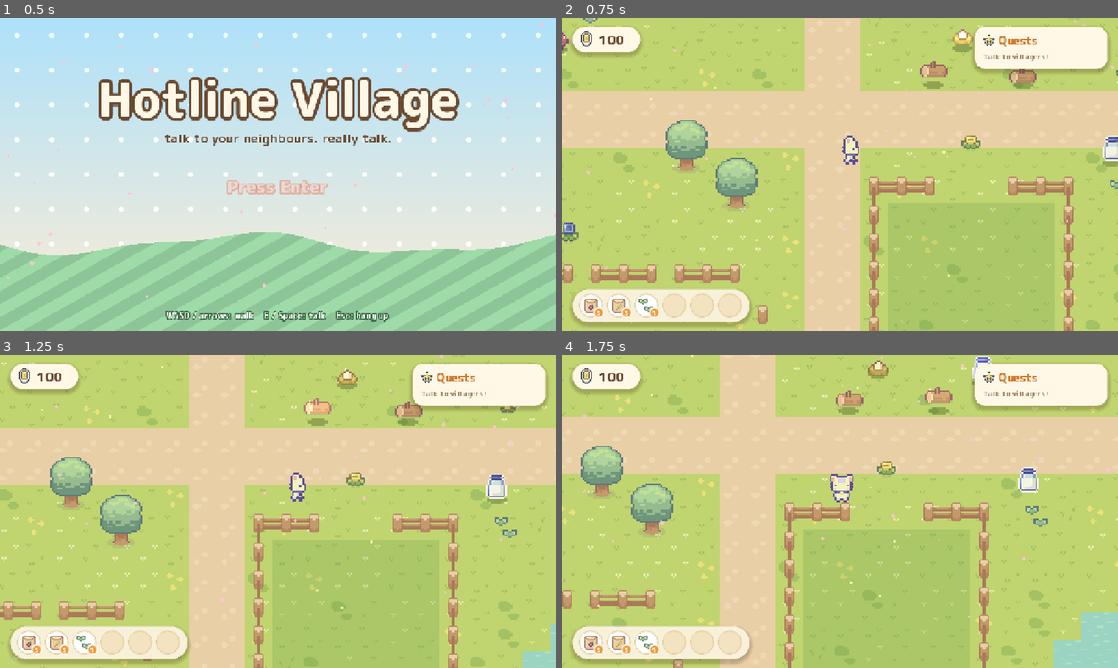
Above: before the commit, frames 1-4 (two rows, left to right).
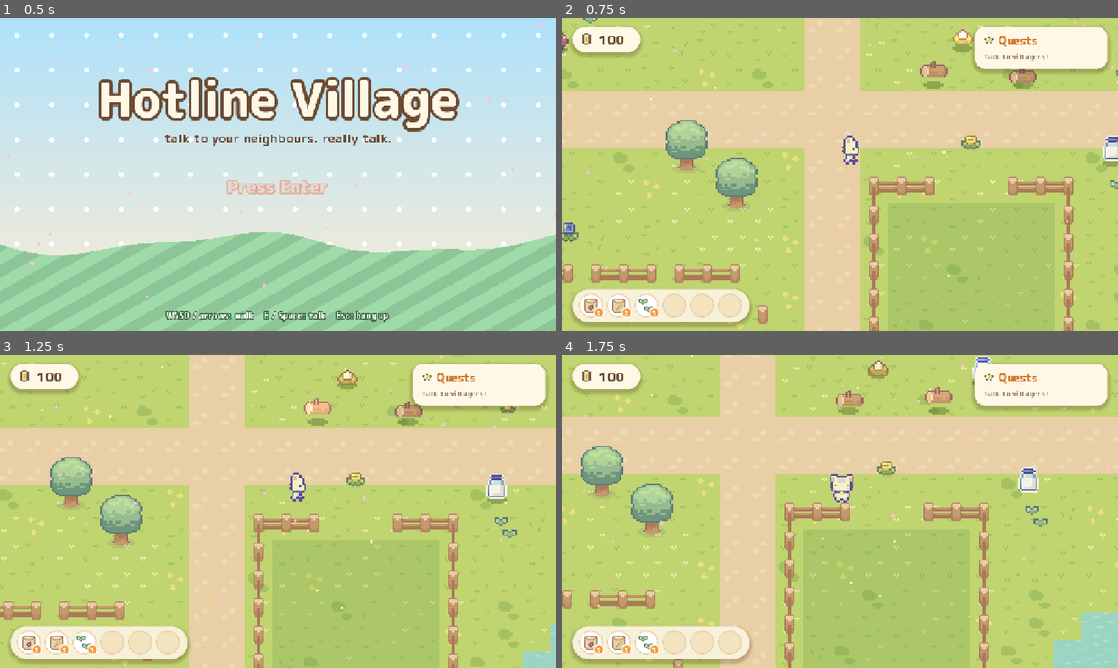
Above: after the commit, the same moments.

Repository: francosae/hotline-village
Game: Godot game, scene res://scenes/title.tscn
The game is run twice, just before and just after one commit, with the same random seed, the same clock (stepped at 60 frames per second) and the same inputs.
Inputs (mouse positions are in pixels of both pictures, inside the frame that each line leads up to):
- Up to frame 1 (0.5 s): no input
- Up to frame 2 (0.75 s): tap Enter at 0.5 s; move the mouse to (962, 158) at 0.52 s; hold D (move_right) from 0.53 s (still down); tap Q at 0.6 s; click (962, 158) at 0.67 s
- Up to frame 3 (1.25 s): keep holding D (move_right); tap Space at 0.77 s
- Up to frame 4 (1.75 s): move the mouse to (728, 527) at 1.27 s; release D (move_right) at 1.28 s; hold S (move_down) from 1.28 s (still down); tap F at 1.35 s; tap Space at 1.52 s

Frame 1 is identical in both runs. In frame 2, less than 0.1% of the frame differs, in the area x 3-78%, y 4-10%; in frame 3, less than 0.1%; in frame 4, less than 0.1%.

Commit message:
Emotes: exact PIL alpha rects, filled outlined heart/star, bubble sized so the icon fills ~60% at 1:1 pixels, pixel bob (no rotation blur), tail toward villager; contact-sheet tool; fix Clucky (chicken idle row has 2 frames, not 4: was blinking invisible); HUD shows quest lessons + lessons learned
Co-Authored-By: Claude Opus 5.5 (1M context) <noreply@anthropic.com>

Diff:
--- a/scripts/art.gd
+++ b/scripts/art.gd
@@ -11,7 +11,7 @@
 	"maple": {"path": S + "Characters/Free Cow Sprites.png", "frame": Vector2i(32, 32),
 		"idle_row": 0, "idle_count": 3, "fps": 3.0, "scale": 1.0, "modulate": Color(1, 1, 1)},
 	"clucky": {"path": S + "Characters/Free Chicken Sprites.png", "frame": Vector2i(16, 16),
-		"idle_row": 0, "idle_count": 4, "fps": 5.0, "scale": 1.5, "modulate": Color(1, 1, 1)},
+		"idle_row": 0, "idle_count": 2, "fps": 3.0, "scale": 1.5, "modulate": Color(1, 1, 1)},
 	"juniper": {"path": S + "Characters/Basic Charakter Spritesheet.png", "frame": Vector2i(48, 48),
 		"idle_row": 0, "idle_count": 2, "fps": 3.0, "scale": 1.0, "modulate": Color(1.0, 0.86, 0.84)},
 }
@@ -41,11 +41,13 @@
 }
 
 const UI_SHEET := S + "ui/Sprite sheet for Basic Pack.png"
+# Exact alpha bounding boxes (PIL) in the UI sheet. Hearts/stars/coin use the white-outlined
+# filled variants (row y=83), which read cleanly on the cream bubble.
 const UI_ICONS := {
-	"coin": Rect2(627, 98, 9, 12), "star": Rect2(529, 97, 14, 13), "heart": Rect2(579, 98, 11, 12),
+	"coin": Rect2(628, 83, 7, 9), "star": Rect2(530, 83, 12, 10), "heart": Rect2(580, 83, 9, 9),
 	"face_grin": Rect2(356, 148, 9, 9), "face_smile": Rect2(372, 148, 9, 9), "face_neutral": Rect2(388, 148, 9, 9),
 	"face_sad": Rect2(404, 148, 9, 9), "face_angry": Rect2(420, 148, 9, 9),
-	"bang": Rect2(614, 209, 4, 14), "question": Rect2(674, 195, 12, 12),
+	"bang": Rect2(614, 209, 4, 14), "question": Rect2(675, 195, 10, 12),
 }
 # emote kind -> [ui icon id, modulate]
 const EMOTE_ICONS := {
--- a/scripts/hud.gd
+++ b/scripts/hud.gd
@@ -165,6 +165,9 @@
 	var act := GameState.active_quests()
 	if act.is_empty():
 		quest_list.add_child(UiKit.label("Talk to villagers!", 18, Color("#a08060")))
+	var nles: int = (GameState.get("lessons") as Array).size() if GameState.get("lessons") is Array else 0
+	if nles > 0:
+		quest_list.add_child(UiKit.bold("Lessons learned: %d" % nles, 15, Color("#2a9d8f")))
 	for q in act:
 		var row := HBoxContainer.new()
 		row.add_theme_constant_override("separation", 10)
@@ -176,6 +179,11 @@
 		title.autowrap_mode = TextServer.AUTOWRAP_WORD_SMART
 		v.add_child(title)
 		v.add_child(UiKit.label("for %s  |  %d bells" % [Art.NPC_NAMES.get(q["npc"], q["npc"]), int(q["reward"])], 14, Color("#a08060")))
+		if str(q.get("lesson", "")) != "":
+			var les := UiKit.label("Tip: %s" % str(q["lesson"]), 14, Color("#2a9d8f"))
+			les.autowrap_mode = TextServer.AUTOWRAP_WORD_SMART
+			les.custom_minimum_size.x = 170
+			v.add_child(les)
 		row.add_child(v)
 		var have := mini(GameState.count(q["item"]), int(q["count"]))
 		if q.has("progress"):
--- a/scripts/npc.gd
+++ b/scripts/npc.gd
@@ -151,22 +151,35 @@
 	holder.scale = Vector2(0.2, 0.2)
 	holder.add_child(panel)
 	b.add_child(holder)
+	# little tail pointing down-left at the villager (world pixels, under the bubble edge)
+	var tail := Polygon2D.new()
+	tail.polygon = PackedVector2Array([Vector2(-6, -1), Vector2(-1, -1), Vector2(-8, 4)])
+	tail.color = Color("#ead9b8")
+	b.add_child(tail)
+	var tail_in := Polygon2D.new()
+	tail_in.polygon = PackedVector2Array([Vector2(-5, -2), Vector2(-2, -2), Vector2(-6.5, 2)])
+	tail_in.color = UiKit.CREAM
+	b.add_child(tail_in)
 	var ic: Array = Art.EMOTE_ICONS.get(kind, ["face_smile", Color.WHITE])
 	if not Art.UI_ICONS.has(ic[0]):
 		ic = ["star", Color.WHITE]
 	if true:  # always a single pixel icon; never text (text could overflow the bubble)
-		panel.size = Vector2(100, 90)
-		panel.position = Vector2(-50, -90)
+		var isz: Vector2 = Art.UI_ICONS[ic[0]].size
+		var side := maxf(isz.x, isz.y) + 7.0   # icon fills ~60% of the bubble, 1:1 pixels
+		panel.size = Vector2(side, side) * 5.0
+		panel.position = Vector2(-side * 2.5, -side * 5.0)
 		var spr := Sprite2D.new()
 		spr.texture = Art.ui_icon(ic[0])
 		spr.modulate = ic[1]
-		spr.position = Vector2(0, -9)
+		spr.centered = false
+		var base := Vector2(-floorf(isz.x / 2.0), -floorf(side / 2.0) - floorf(isz.y / 2.0))
+		spr.position = base
 		b.add_child(spr)
 		var wt := spr.create_tween().set_loops()
-		wt.tween_property(spr, "rotation", 0.18, 0.18).set_trans(Tween.TRANS_SINE)
-		wt.tween_property(spr, "rotation", -0.18, 0.36).set_trans(Tween.TRANS_SINE)
-		wt.tween_property(spr, "rotation", 0.0, 0.18).set_trans(Tween.TRANS_SINE)
-		wt.tween_interval(0.3)
+		wt.tween_property(spr, "position:y", base.y - 1.0, 0.0)
+		wt.tween_interval(0.22)
+		wt.tween_property(spr, "position:y", base.y, 0.0)
+		wt.tween_interval(0.22)
 	else:
 		var l := Label.new()
 		l.text = e[0]
--- /dev/null
+++ b/tools/emote_sheet.gd
@@ -0,0 +1,39 @@
+extends Node2D
+## Dev tool: every emote kind in its bubble at game scale -> /tmp/hv_emotes_check.png
+
+const NPCScript := preload("res://scripts/npc.gd")
+
+func _ready() -> void:
+	var bg := ColorRect.new()
+	bg.color = Color("#bcd77a")
+	bg.size = Vector2(400, 200)
+	bg.position = Vector2(-40, -60)
+	add_child(bg)
+	var kinds: Array = Art.EMOTE_ICONS.keys()
+	var ids := ["maple", "clucky", "juniper"]
+	for i in kinds.size():
+		var n := StaticBody2D.new()
+		n.set_script(NPCScript)
+		n.setup(ids[i % 3])
+		n.position = Vector2(20 + (i % 6) * 50, 40 + (i / 6) * 60)
+		add_child(n)
+		var lbl := Label.new()
+		lbl.text = kinds[i]
+		lbl.add_theme_font_override("font", Art.world_font())
+		lbl.add_theme_font_size_override("font_size", 30)
+		lbl.add_theme_color_override("font_color", Color("#3d2a1c"))
+		lbl.scale = Vector2(0.2, 0.2)
+		lbl.position = n.position + Vector2(-14, 4)
+		add_child(lbl)
+	var cam := Camera2D.new()
+	cam.zoom = Vector2(4, 4)
+	cam.position = Vector2(145, 50)
+	add_child(cam)
+	await get_tree().process_frame
+	for i in kinds.size():
+		get_child(1 + i * 2).emote(kinds[i])
+	await get_tree().create_timer(0.45).timeout
+	await RenderingServer.frame_post_draw
+	get_viewport().get_texture().get_image().save_png("/tmp/hv_emotes_check.png")
+	print("[emotes] /tmp/hv_emotes_check.png")
+	get_tree().quit()
--- /dev/null
+++ b/tools/emote_sheet.tscn
@@ -0,0 +1,6 @@
+[gd_scene load_steps=2 format=3]
+
+[ext_resource type="Script" path="res://tools/emote_sheet.gd" id="1"]
+
+[node name="EmoteSheet" type="Node2D"]
+script = ExtResource("1")
Not shown, changed: export_presets.cfg
